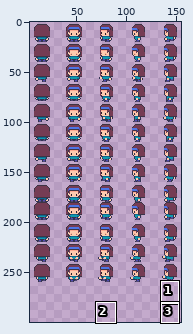
A sprite sheet gets an edit: Assets/Art/S_Avatar.png. Above: a wide view before the commit, with the close-up outlined.
Close-up. The starting point:
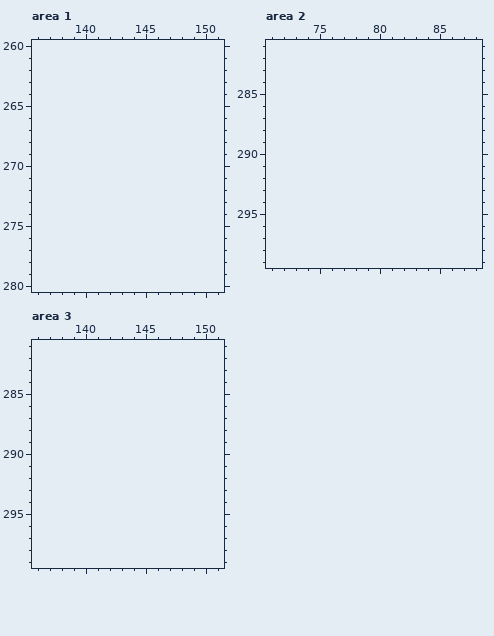
The file is 160x260 pixels. Shown: area 1: x 136..151, y 260..280; area 2: x 71..88, y 281..299; area 3: x 136..151, y 281..299. The old version is drawn lined up with the new one, on the new canvas. The wide view leaves out empty margins. The commit also changed other parts of the picture, which this record leaves out.
Now the later version:
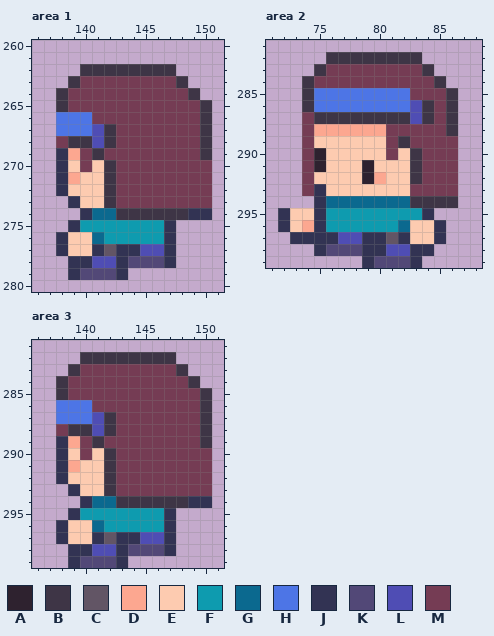
Palette (. is transparent): A #2e222f  B #3e3546  C #625565  D #fca790  E #fdcbb0  F #0e9baf  G #0b698f  H #4d75e6  J #323353  K #524877  L #4f4db4  M #753c54
What changed:
canvas 160x260 -> 160x300
Changed rows in their new state; - is an unchanged pixel.
Area 1:
first column x 138:
262 --BBBBBBBB---
263 -BMMMMMMMMB--
264 BMMMMMMMMMMB-
265 BMMMMMMMMMMMB
266 HHHMMMMMMMMMB
267 HHHLBMMMMMMMB
268 MBBLBMMMMMMMB
269 JDMBMMMMMMMMB
270 JEMEBMMMMMMMM
271 JDEEBMMMMMMMM
272 JEEEBMMMMMMMM
273 -JEEBMMMMMMMM
274 --JGGBBBBBBJJ
275 -JFFFFFFFJ---
276 JEEGFFFFFJ---
277 JEEJCJJLLJ---
278 -JJLLJKKKJ---
279 -JKKKJ-------
Area 2:
first column x 72:
282 ----BBBBBBBB---
283 ---BMMMMMMMMB--
284 --BMMMMMMMMMMB-
285 --BHHHHHHHHMMMB
286 --BHHHHHHHHLBMB
287 --MBBBBBBBBLBMB
288 --MDDDDDDMMMMMB
289 --MEEEEEEMBMMMM
290 --MAEEEEEMEBMMM
291 --MAEEEAEEEBMMM
292 --MEEEEADEEBMMM
293 --MJEEEEEEEMMMM
294 ---JGGGGGGGBBBB
295 JEEJFFFFFFFFJ--
296 JEDJFFFFFFGEEJ-
297 -JJJJLLJJCJEEJ-
298 ---JKKKJJLLJJ--
299 -------JKKKJ---
Area 3:
first column x 138:
282 --BBBBBBBB---
283 -BMMMMMMMMB--
284 BMMMMMMMMMMB-
285 BMMMMMMMMMMMB
286 HHHMMMMMMMMMB
287 HHHLBMMMMMMMB
288 MBBLBMMMMMMMB
289 JDMBMMMMMMMMB
290 JEMEBMMMMMMMM
291 JDEEBMMMMMMMM
292 JEEEBMMMMMMMM
293 -JEEBMMMMMMMM
294 --JGGBBBBBBJJ
295 -JFFFFFFFJ---
296 JEEGFFFFFJ---
297 JEEJCJJLLJ---
298 -JJLLJKKKJ---
299 -JKKKJ-------
